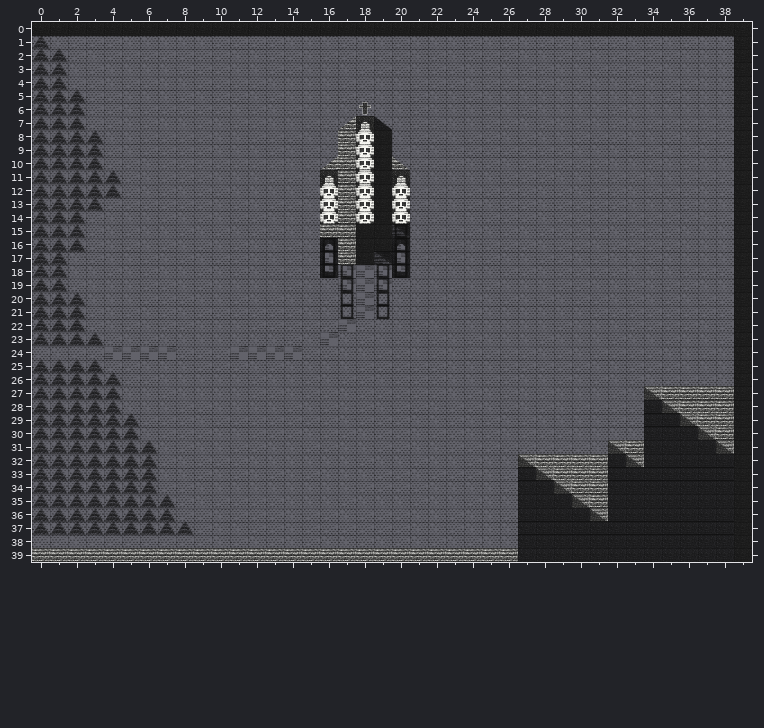
Tiled map (JSON): prototypes/dungeon/map.tmj. Above, as it was before the edit.
Cells are 40x30 px. Shown: x 0..39, y 0..39.
After the commit:
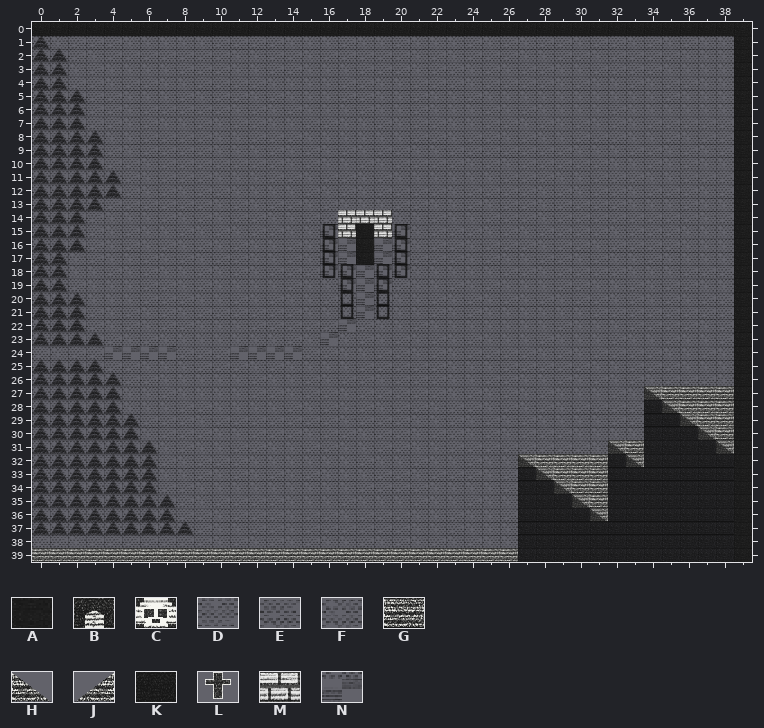
Key: from "static-tiles": A 132, B 148, C 170, D 171, E 172, F 184, G 206, H 227, J 227 flipped left-right, K 230, L 231, M 254, N 406.
_ is an empty cell, # one hidden under a higher layer, . an unchanged one.
See-through tiles are keyed as they look on the map.
Diff:
--- layer "wildcards"
@@ x 17..19 @@
-14 ___
-15 #.#
+14 MMM
+15 M.M
--- layer "overlay" (now hidden)
@@ x 16..20 @@
- 6 ..L..
- 7 .JBA.
- 8 .GCK.
- 9 .GCK.
-10 JGCKH
-11 BGCKB
-12 CGCKC
-13 CGCKC
-14 CGCKC
-15 GG.KF
-16 DG.KD
-17 NG.FN
-18 E...E
+ 6 .._..
+ 7 .___.
+ 8 .___.
+ 9 .___.
+10 _____
+11 _____
+12 _____
+13 _____
+14 _____
+15 __.__
+16 __.__
+17 __.__
+18 _..._
Changed places in both pictures, as pixel boxes (x1, y1, x2, y2):
changed: (320, 102, 410, 278)
